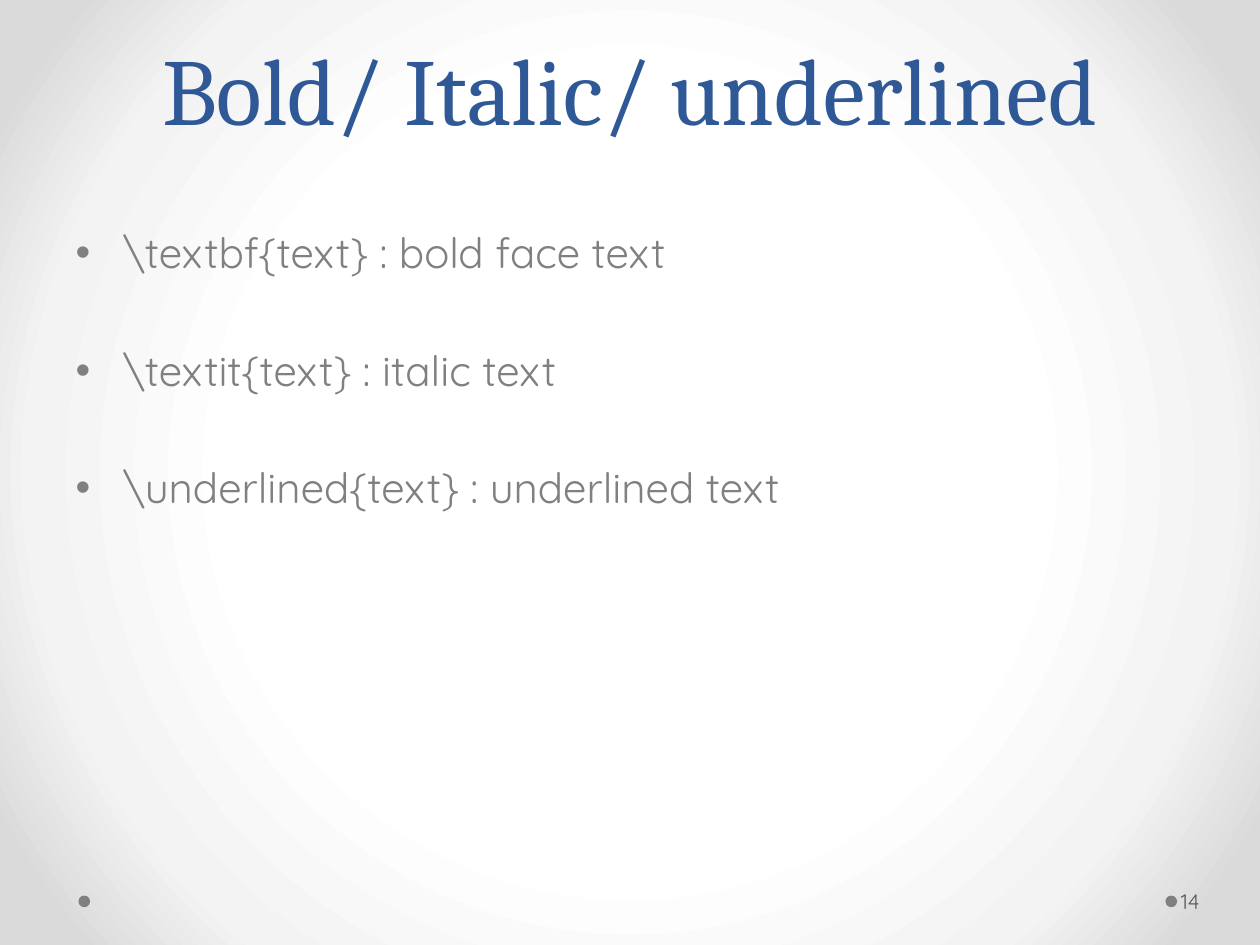
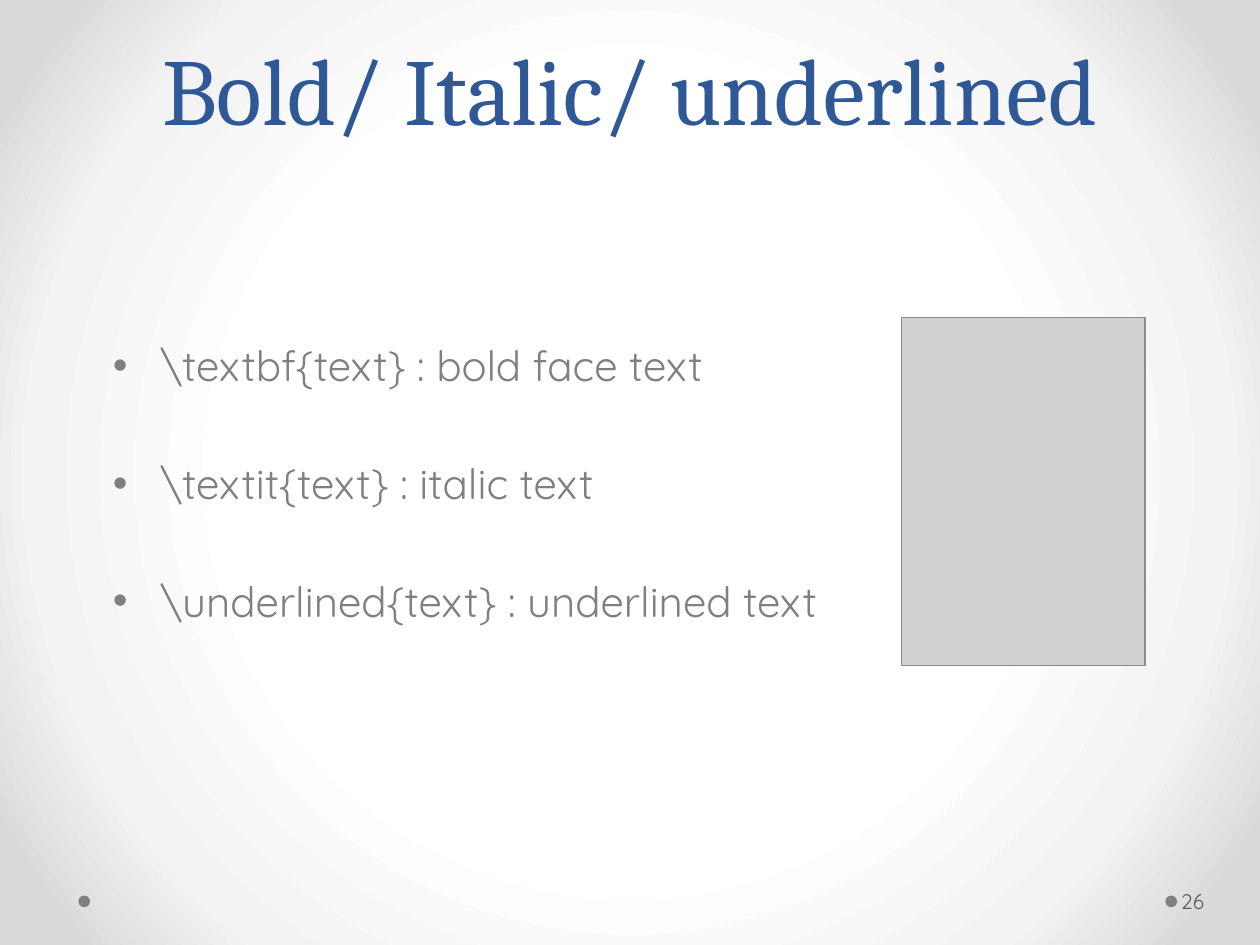
Before and after one commit to Andromedanita/Latex_workshop, a slide deck: slide 27 of Mine.pptx (slide 15 before the commit). Drawn at 1260x945 pixels with LibreOffice and Linux fonts; fonts in the diff are those of the drawing; grey boxes stand for pictures. Boxes give left, top, right and bottom in pixels: in the first picture for what was removed or moved away, otherwise in the second. Text is boxed around its words. In the diff, an @@ line names an element or a change of style, - is before the commit and + after.

Commit message:
editted and added images, bib and other things

```diff
--- a/Mine.pptx
+++ b/Mine.pptx
@@ picture added at <box>902,318,1145,665</box> @@
@@ text "\textbf{text} : bold face text": place and size @@
-text "\textbf{text} : bold face text" at <box>123,234,780,512</box>
+text "\textbf{text} : bold face text" at <box>160,347,817,626</box>
@@ page number at <box>1181,894,1204,909</box>: text changed @@
-14
+26
```
Also in this commit, not shown: 4 other slides changed, 15 slides added.
